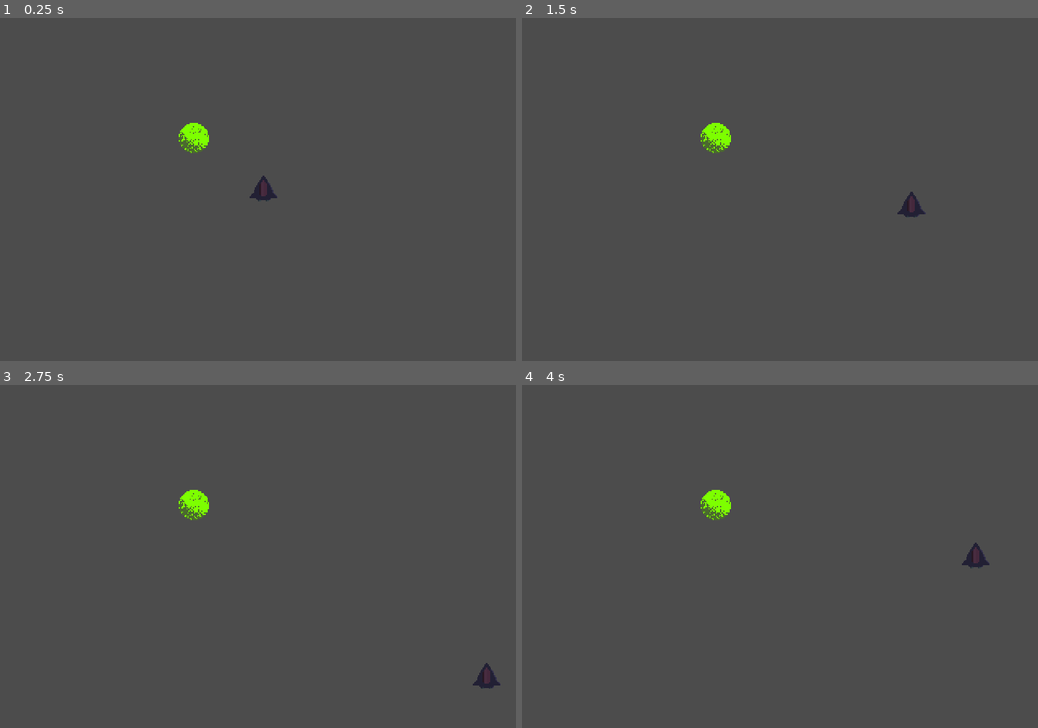
Above: before the commit, frames 1-4 (two rows, left to right).
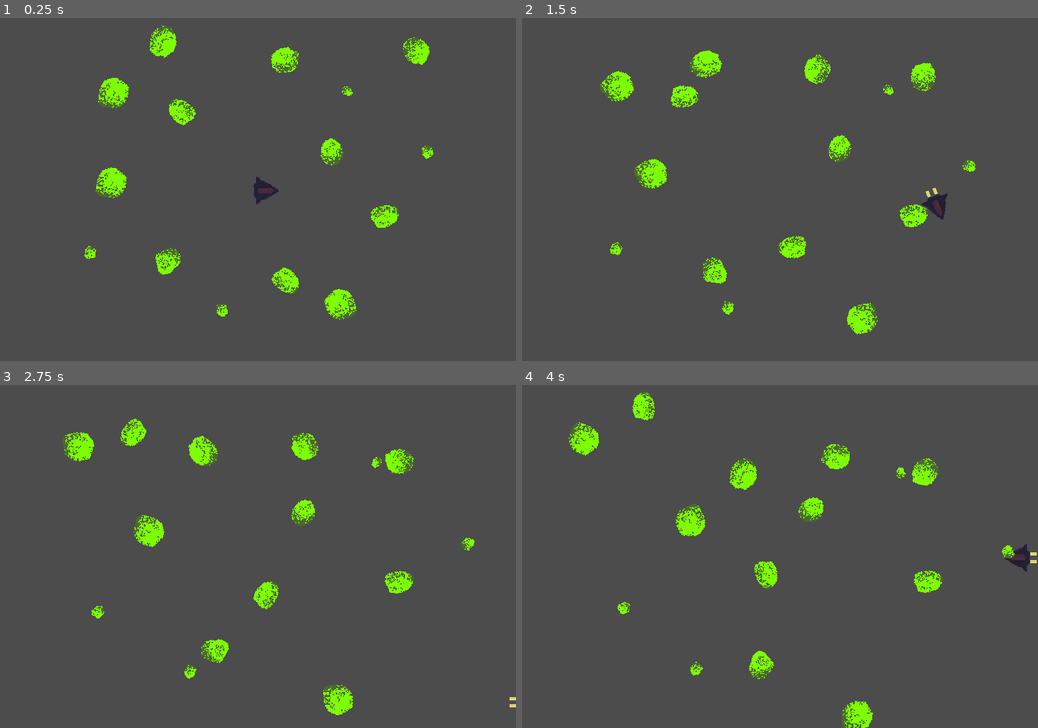
Above: after the commit, the same moments.

Repository: skarnl/godot--asteroid
Game: Godot game, scene res://scenes/main.tscn
Same seed, same stepped clock (60 frames per second), same inputs: the game is played once before the commit and once after it.
Inputs:
- Up to frame 1 (0.25 s): no input
- Up to frame 2 (1.5 s): hold Right (ui_right) 0.53-1.28 s; hold Down (ui_down) from 1.28 s (still down)
- Up to frame 3 (2.75 s): release Down (ui_down) at 2.03 s; hold Right (ui_right) from 2.03 s (still down)
- Up to frame 4 (4 s): release Right (ui_right) at 2.78 s; hold Up (ui_up) 2.78-3.53 s; hold Left (ui_left) from 3.53 s (still down)

The runs differ from the first frame. In frame 1, 4.4% of the frame differs, in the area x 16-84%, y 2-88%; in frame 2, 4.6%; in frame 3, 4.5%; in frame 4, 4.6%, in the area x 9-100%, y 1-100%.

Commit message:
Move ship and rotate towards it

Diff:
--- a/project.godot
+++ b/project.godot
@@ -27,9 +27,17 @@
 window/size/test_height=640
 window/stretch/mode="2d"
 
+[layer_names]
+
+2d_physics/layer_1="asteroid"
+2d_physics/layer_2="player"
+2d_physics/layer_3="enemy"
+
 [physics]
 
 2d/default_gravity=0
+2d/default_linear_damp=0.0
+2d/default_angular_damp=0.0
 
 [rendering]
 
--- /dev/null
+++ b/scenes/asteroid.gd
@@ -0,0 +1,49 @@
+extends RigidBody2D
+
+const BIG_FRAMES = 10
+const SMALL_FRAMES = 11
+
+const BIG_RADIUS = 14.5
+const SMALL_RADIUS = 8
+
+var rand_generate = RandomNumberGenerator.new()
+
+func _ready():
+	yield(get_tree(), "idle_frame")
+
+	randomize()
+	rand_generate.randomize()
+	random_frame()
+
+	var velocity = Vector2.ZERO
+	velocity.x += rand_generate.randf_range(-20, 20) + 1
+	velocity.y += rand_generate.randf_range(-20, 20) + 1
+
+#	apply_impulse(Vector2(-10, 0), velocity)
+
+
+func get_random(change:float) -> bool:
+	return randf() > (1 - change)
+
+
+
+func random_frame():
+	var go_big = get_random(0.8)
+	var target_frame:int
+	var collider_radius:float
+
+	if go_big:
+		target_frame = rand_generate.randi_range(0, BIG_FRAMES)
+		collider_radius = BIG_RADIUS
+	else:
+		target_frame = rand_generate.randi_range(BIG_FRAMES + 1, BIG_FRAMES + SMALL_FRAMES)
+		collider_radius = SMALL_RADIUS
+
+	print(go_big)
+	print(collider_radius)
+
+	$Sprite.frame = target_frame
+	$Sprite.flip_h = get_random(0.5)
+	$Sprite.flip_v = get_random(0.5)
+	$CollisionShape2D.shape.radius = collider_radius
+	$CollisionShape2D.position.x += rand_generate.randf_range(10, 100)
--- /dev/null
+++ b/scenes/asteroid.tscn
@@ -0,0 +1,74 @@
+[gd_scene load_steps=4 format=2]
+
+[ext_resource path="res://sprites/asteroid.png" type="Texture" id=2]
+
+[sub_resource type="GDScript" id=1]
+script/source = "extends RigidBody2D
+
+const BIG_FRAMES = 10
+const SMALL_FRAMES = 11
+
+const BIG_RADIUS = 14
+const SMALL_RADIUS = 7
+
+var rand_generate = RandomNumberGenerator.new()
+
+func _ready():
+	yield(get_tree(), \"idle_frame\")
+
+	randomize()
+	rand_generate.randomize()
+	random_frame()
+
+	var velocity = Vector2.ZERO
+	velocity.x += rand_generate.randf_range(-20, 20) + 1
+	velocity.y += rand_generate.randf_range(-20, 20) + 1
+
+	apply_impulse(Vector2(-10, 0), velocity)
+
+
+func get_random(change:float) -> bool:
+	return randf() > (1 - change)
+
+
+
+func random_frame():
+	var go_big = get_random(0.8)
+	var target_frame:int
+	var collider_radius:float
+
+	if go_big:
+		target_frame = rand_generate.randi_range(0, BIG_FRAMES)
+		collider_radius = BIG_RADIUS
+	else:
+		target_frame = rand_generate.randi_range(BIG_FRAMES + 1, BIG_FRAMES + SMALL_FRAMES)
+		collider_radius = SMALL_RADIUS
+
+	print(go_big)
+	print(collider_radius)
+
+	$Sprite.frame = target_frame
+	$Sprite.flip_h = get_random(0.5)
+	$Sprite.flip_v = get_random(0.5)
+	$CollisionShape2D.shape = $CollisionShape2D.shape.duplicate(true)
+	$CollisionShape2D.shape.radius = collider_radius
+
+
+"
+
+[sub_resource type="CircleShape2D" id=2]
+radius = 14.0
+
+[node name="Asteroid" type="RigidBody2D"]
+position = Vector2( 180.457, 112.117 )
+collision_mask = 7
+gravity_scale = 0.0
+script = SubResource( 1 )
+
+[node name="Sprite" type="Sprite" parent="."]
+texture = ExtResource( 2 )
+vframes = 4
+hframes = 8
+
+[node name="CollisionShape2D" type="CollisionShape2D" parent="."]
+shape = SubResource( 2 )
--- a/scenes/main.tscn
+++ b/scenes/main.tscn
@@ -1,35 +1,57 @@
-[gd_scene load_steps=6 format=2]
+[gd_scene load_steps=4 format=2]
 
 [ext_resource path="res://scripts/main.gd" type="Script" id=1]
-[ext_resource path="res://sprites/ship2.png" type="Texture" id=2]
-[ext_resource path="res://scenes/player.gd" type="Script" id=3]
-[ext_resource path="res://sprites/asteroid.png" type="Texture" id=4]
-
-[sub_resource type="CircleShape2D" id=1]
-radius = 14.2854
+[ext_resource path="res://scenes/player.tscn" type="PackedScene" id=2]
+[ext_resource path="res://scenes/asteroid.tscn" type="PackedScene" id=4]
 
 [node name="Main" type="Node2D"]
 script = ExtResource( 1 )
 
-[node name="Player" type="KinematicBody2D" parent="."]
-position = Vector2( 245.283, 161.049 )
-script = ExtResource( 3 )
+[node name="Player" parent="." instance=ExtResource( 2 )]
 
-[node name="Sprite" type="Sprite" parent="Player"]
-texture = ExtResource( 2 )
-hframes = 14
+[node name="Asteroids" type="Node2D" parent="."]
 
-[node name="CollisionPolygon2D" type="CollisionPolygon2D" parent="Player"]
-visible = false
-polygon = PoolVector2Array( -0.0328369, -14.6159, -13.1425, 7.73016, 13.3748, 8.02812 )
+[node name="Asteroid" parent="Asteroids" instance=ExtResource( 4 )]
+position = Vector2( 149.292, 18.5383 )
 
-[node name="Asteroid" type="RigidBody2D" parent="."]
-position = Vector2( 180.457, 112.117 )
+[node name="Asteroid2" parent="Asteroids" instance=ExtResource( 4 )]
+position = Vector2( 171.267, 96.3661 )
 
-[node name="Sprite" type="Sprite" parent="Asteroid"]
-texture = ExtResource( 4 )
-vframes = 4
-hframes = 8
+[node name="Asteroid3" parent="Asteroids" instance=ExtResource( 4 )]
+position = Vector2( 389.185, 28.1523 )
 
-[node name="CollisionShape2D" type="CollisionShape2D" parent="Asteroid"]
-shape = SubResource( 1 )
+[node name="Asteroid4" parent="Asteroids" instance=ExtResource( 4 )]
+position = Vector2( 150.208, 223.638 )
+
+[node name="Asteroid5" parent="Asteroids" instance=ExtResource( 4 )]
+position = Vector2( 316.851, 263.467 )
+
+[node name="Asteroid6" parent="Asteroids" instance=ExtResource( 4 )]
+position = Vector2( 262.829, 37.3085 )
+
+[node name="Asteroid7" parent="Asteroids" instance=ExtResource( 4 )]
+position = Vector2( 397.884, 122.461 )
+
+[node name="Asteroid8" parent="Asteroids" instance=ExtResource( 4 )]
+position = Vector2( 320.056, 68.8975 )
+
+[node name="Asteroid9" parent="Asteroids" instance=ExtResource( 4 )]
+position = Vector2( 355.765, 189.76 )
+
+[node name="Asteroid10" parent="Asteroids" instance=ExtResource( 4 )]
+position = Vector2( 108.089, 69.8132 )
+
+[node name="Asteroid15" parent="Asteroids" instance=ExtResource( 4 )]
+position = Vector2( 100.306, 154.05 )
+
+[node name="Asteroid14" parent="Asteroids" instance=ExtResource( 4 )]
+position = Vector2( 209.266, 272.165 )
+
+[node name="Asteroid13" parent="Asteroids" instance=ExtResource( 4 )]
+position = Vector2( 269.239, 244.239 )
+
+[node name="Asteroid12" parent="Asteroids" instance=ExtResource( 4 )]
+position = Vector2( 83.3678, 219.518 )
+
+[node name="Asteroid11" parent="Asteroids" instance=ExtResource( 4 )]
+position = Vector2( 310.899, 127.04 )
--- a/scenes/player.gd
+++ b/scenes/player.gd
@@ -1,14 +1,17 @@
-extends KinematicBody2D
+ extends KinematicBody2D
 
-const ACCELERATION = 1000
-const MAX_SPEED = 150
-const FRICTION = 370
+const ACCELERATION = 900
+const MAX_SPEED = 180
+const FRICTION = 80
 
 var screen_size : Vector2
 var player_rect: Vector2
 
 var velocity = Vector2.ZERO
 
+onready var animation_player = $AnimationPlayer
+
+var thrusting = false
 
 func _ready():
 	screen_size = get_viewport_rect().size
@@ -43,7 +46,16 @@
 
 	if input_vector != Vector2.ZERO:
 		velocity = velocity.move_toward(input_vector * MAX_SPEED, ACCELERATION * delta)
+
+		if not thrusting:
+			animation_player.play("StartThrust")
+			thrusting = true
 	else:
 		velocity = velocity.move_toward(Vector2.ZERO, FRICTION * delta)
 
+		if thrusting:
+			animation_player.play("EndThrust")
+			thrusting = false
+
 	move_and_slide(velocity)
+	look_at(position + velocity)
--- /dev/null
+++ b/scenes/player.tscn
@@ -0,0 +1,93 @@
+[gd_scene load_steps=7 format=2]
+
+[ext_resource path="res://scenes/player.gd" type="Script" id=1]
+[ext_resource path="res://sprites/ship2.png" type="Texture" id=2]
+
+[sub_resource type="Animation" id=1]
+resource_name = "EndThrust"
+length = 0.7
+tracks/0/type = "value"
+tracks/0/path = NodePath("Sprite:frame")
+tracks/0/interp = 1
+tracks/0/loop_wrap = true
+tracks/0/imported = false
+tracks/0/enabled = true
+tracks/0/keys = {
+"times": PoolRealArray( 0, 0.1, 0.2, 0.3, 0.4, 0.5, 0.6, 0.7 ),
+"transitions": PoolRealArray( 1, 1, 1, 1, 1, 1, 1, 1 ),
+"update": 1,
+"values": [ 7, 8, 9, 10, 11, 12, 13, 0 ]
+}
+
+[sub_resource type="Animation" id=2]
+resource_name = "Idle"
+loop = true
+tracks/0/type = "value"
+tracks/0/path = NodePath("Sprite:frame")
+tracks/0/interp = 1
+tracks/0/loop_wrap = true
+tracks/0/imported = false
+tracks/0/enabled = true
+tracks/0/keys = {
+"times": PoolRealArray( 0 ),
+"transitions": PoolRealArray( 1 ),
+"update": 1,
+"values": [ 0 ]
+}
+
+[sub_resource type="Animation" id=3]
+resource_name = "StartThrust"
+length = 0.4
+tracks/0/type = "value"
+tracks/0/path = NodePath("Sprite:frame")
+tracks/0/interp = 1
+tracks/0/loop_wrap = true
+tracks/0/imported = false
+tracks/0/enabled = true
+tracks/0/keys = {
+"times": PoolRealArray( 0, 0.1, 0.2, 0.3 ),
+"transitions": PoolRealArray( 1, 1, 1, 1 ),
+"update": 1,
+"values": [ 1, 2, 3, 4 ]
+}
+
+[sub_resource type="Animation" id=4]
+resource_name = "Thrusting"
+length = 0.1
+loop = true
+tracks/0/type = "value"
+tracks/0/path = NodePath("Sprite:frame")
+tracks/0/interp = 1
+tracks/0/loop_wrap = true
+tracks/0/imported = false
+tracks/0/enabled = true
+tracks/0/keys = {
+"times": PoolRealArray( 0 ),
+"transitions": PoolRealArray( 1 ),
+"update": 1,
+"values": [ 4 ]
+}
+
+[node name="Player" type="KinematicBody2D"]
+position = Vector2( 245.283, 161.049 )
+collision_layer = 2
+collision_mask = 5
+script = ExtResource( 1 )
+
+[node name="Sprite" type="Sprite" parent="."]
+rotation = 1.5708
+texture = ExtResource( 2 )
+hframes = 14
+
+[node name="CollisionPolygon2D" type="CollisionPolygon2D" parent="."]
+visible = false
+polygon = PoolVector2Array( -0.0328369, -14.6159, -13.1425, 7.73016, 13.3748, 8.02812 )
+
+[node name="AnimationPlayer" type="AnimationPlayer" parent="."]
+autoplay = "Idle"
+anims/EndThrust = SubResource( 1 )
+anims/Idle = SubResource( 2 )
+anims/StartThrust = SubResource( 3 )
+anims/Thrusting = SubResource( 4 )
+next/EndThrust = "Idle"
+next/StartThrust = "Thrusting"
